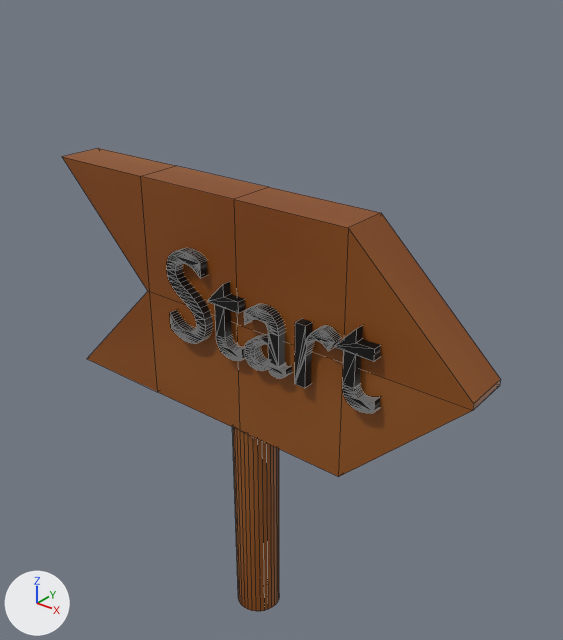
Two versions of the OBJ model Resources/Model/SignBoard/SignBoard.obj, one commit apart.
Rendered twice from a camera (50 mm lens) standing at (0.923, -1.065, 0.67) and looking at (0.027, 0.054, -0.024). The axes (+X, +Y, +Z) are drawn at lower left. The lights are the same throughout. Mesh edges are drawn as thin lines. Where no turn or scale is listed for an object, it has been applied to the vertices. Vertices at the same position are counted once.

Before the edit, the objects in view are built like this:
```python
me_テキスト = bpy.data.meshes.new('テキスト')
me_テキスト.from_pydata(...)  # 1026 vertices, 1447 faces; spans x -0.5..0.5, y -0.07..0.05, z -0.75..0.25
me_テキスト.materials.append(mat_マテリアル)  # picture img_signboardtexture_png
ob_テキスト = bpy.data.objects.new('テキスト', me_テキスト)
ob_テキスト.location = (0.0, 0.0, 0.0)
```
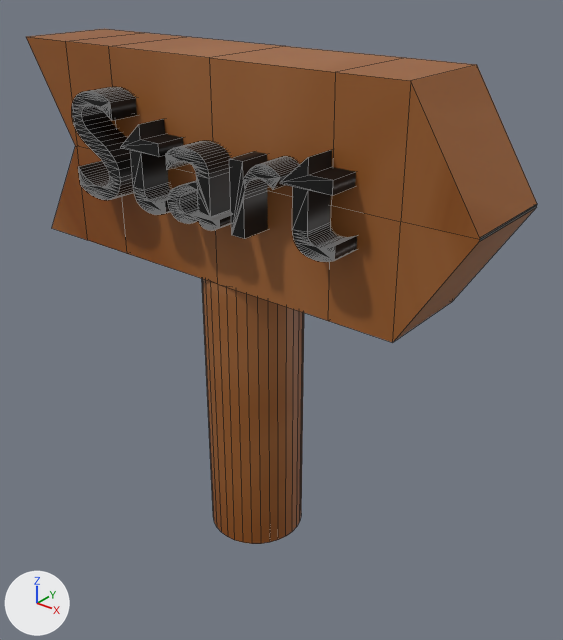
Pixel boxes (x1, y1, x2, y2) of what changed, in the pictures (563 x 640 px; the box of a moved part takes in the faces that stretch with it):
'テキスト', reshaped (17% wider, 11% taller)
    before: (62, 148, 500, 611)
    after: (26, 29, 537, 544)
part 1 of me_テキスト, moved or reshaped
    before: (334, 325, 381, 413)
    after: (280, 150, 357, 262)
part 2 of me_テキスト, moved or reshaped
    before: (295, 318, 341, 388)
    after: (229, 151, 300, 239)
part 3 of me_テキスト, moved or reshaped
    before: (244, 304, 292, 379)
    after: (166, 141, 231, 230)
part 4 of me_テキスト, moved or reshaped
    before: (207, 281, 245, 361)
    after: (121, 119, 183, 215)
part 5 of me_テキスト, moved or reshaped
    before: (167, 248, 212, 344)
    after: (72, 87, 137, 200)
part 6 of me_テキスト, rebuilt (17% wider, 11% taller)
    before: (62, 148, 500, 611)
    after: (26, 29, 537, 544)

What changed in the scene script:
```text
Change me_テキスト:
    used by ob_テキスト; location = (0.0, 0.0, 0.0)
    remove me_テキスト.from_pydata(...)  # 1026 vertices, 1447 faces; spans x -0.5..0.5, y -0.07..0.05, z -0.75..0.25
    add me_テキスト.from_pydata(...)  # 1038 vertices, 1459 faces; spans x -0.5..0.5, y -0.16..0.1, z -0.5..0.5
    me_テキスト part 1: the loose piece of 116 vertices spanning x 0.243..0.33, y -0.07..-0.03, z -0.073..0.085 is scaled about its middle by (1.2, 2, 1), then moved by (-0.039, -0.07, 0.303)
    me_テキスト part 2: the loose piece of 110 vertices spanning x 0.158..0.244, y -0.07..-0.03, z -0.07..0.061 is scaled about its middle by (1.2, 2, 1), then moved by (-0.056, -0.07, 0.303)
    me_テキスト part 3: the loose piece of 348 vertices spanning x 0.034..0.135, y -0.07..-0.03, z -0.073..0.061 is scaled about its middle by (1.2, 2, 1), then moved by (-0.08, -0.07, 0.303)
    me_テキスト part 4: the loose piece of 116 vertices spanning x -0.06..0.027, y -0.07..-0.03, z -0.073..0.085 is scaled about its middle by (1.2, 2, 1), then moved by (-0.1, -0.07, 0.303)
    me_テキスト part 5: the loose piece of 244 vertices spanning x -0.17..-0.068, y -0.07..-0.03, z -0.073..0.127 is scaled about its middle by (1.2, 2, 1), then moved by (-0.12, -0.07, 0.303)
    me_テキスト part 6: the loose piece of 92 vertices spanning x -0.5..0.5, y -0.05..0.05, z -0.75..0.25 is rebuilt with 104 vertices and now spans x -0.5..0.5, y -0.1..0.1, z -0.5..0.5
```
